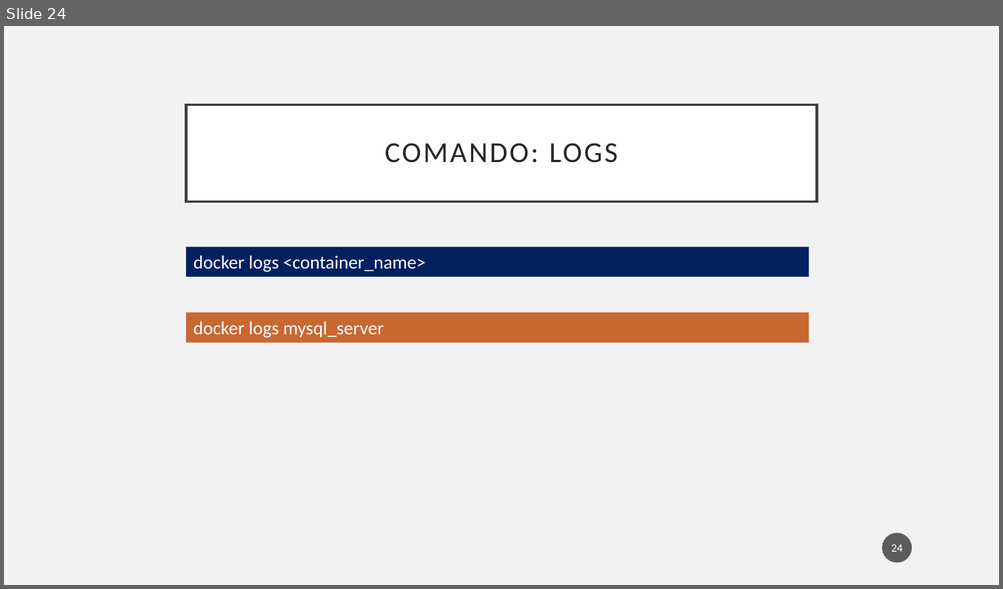
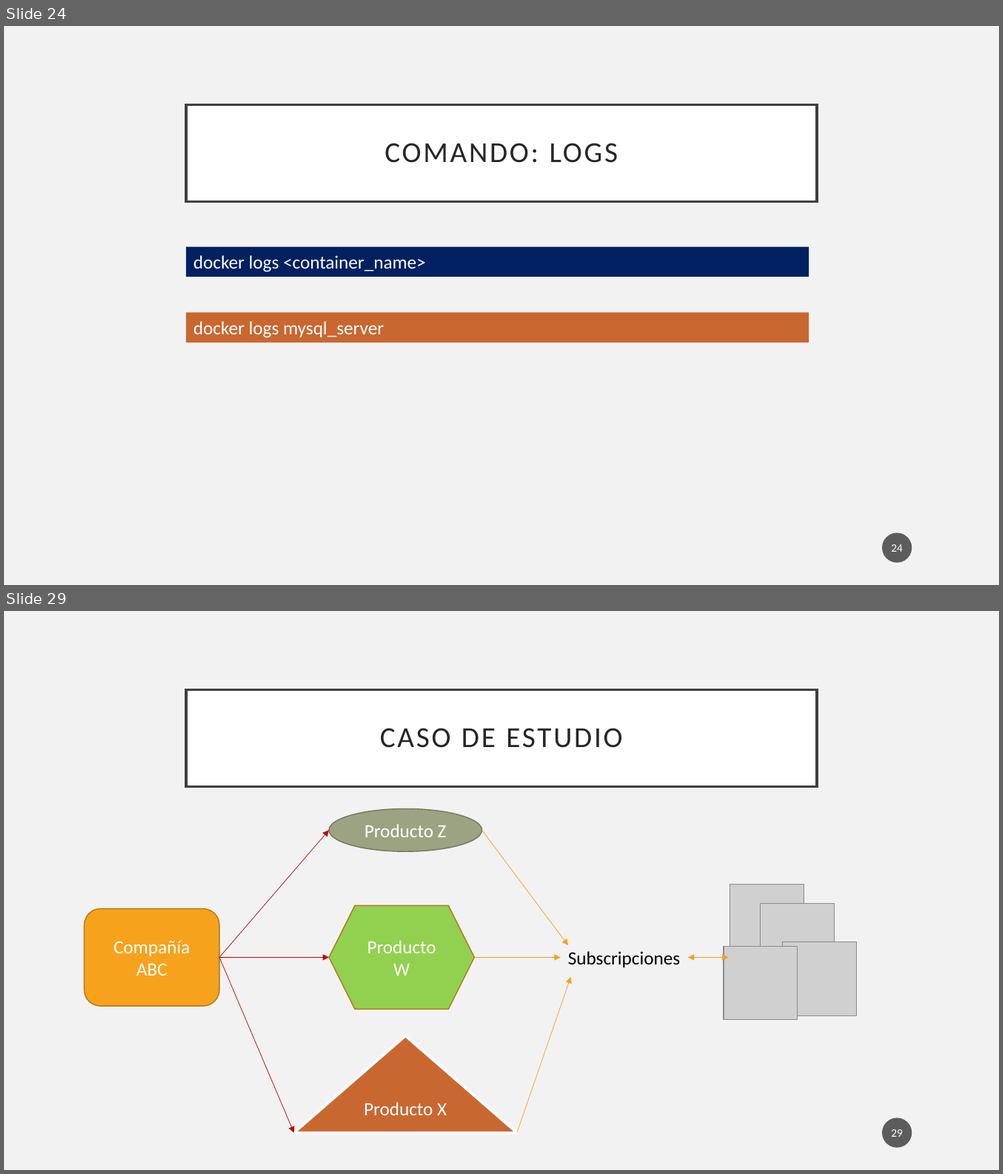
Before and after one commit to pablodevrzmz/python-docker-k8s-workshop, a slide deck: week 1/week_1_intro.pptx. Shown one above the other, each under a label of ours: slide 24 before the commit, slides 24 and 29 after it; the slides between them are not shown. The pictures are 1003x589 and 1003x1174 pixels, drawn with LibreOffice and Linux fonts; fonts in the diff are those of the drawing; grey boxes stand for pictures. Boxes give left, top, right and bottom in pixels: in the first picture for what was removed or moved away, otherwise in the second. Text is boxed around its words. In the diff, an @@ line names an element or a change of style, - is before the commit and + after.

Commit message:
NEW: final code changes and presentation

```diff
--- a/week 1/week_1_intro.pptx
+++ b/week 1/week_1_intro.pptx
@@ slide 29 added at [4,611,999,1170], background #F2F2F2 @@
@@ title added at [186,689,817,786], fill #FFFFFF, outline #404040 2.5 pt, 28 pt, text #262626 @@
+CASO DE ESTUDIO
@@ ellipse added at [329,809,481,851], fill #9CA383, outline #737961 1 pt, 18 pt, text #FFFFFF @@
+Producto Z
@@ arrow added from (219, 958) to (329, 830), #C00000 0.5 pt @@
@@ arrow added from (482, 830) to (568, 946), #F6A21D 0.5 pt @@
@@ picture added at [730,884,804,958] @@
@@ rounded rectangle added at [85,909,219,1006], fill #F6A21D, outline #B67815 1 pt, 18 pt, text #FFFFFF @@
+Compañía ABC
@@ hexagon added at [329,906,474,1009], fill #92D050, outline #B67815 1 pt, 18 pt, text #FFFFFF @@
+Producto W
@@ picture added at [760,903,834,977] @@
@@ picture added at [782,943,856,1016] @@
@@ arrow added from (219, 958) to (329, 958), #C00000 0.5 pt @@
@@ arrow added from (219, 957) to (294, 1133), #C00000 0.5 pt @@
@@ arrow added from (474, 958) to (560, 958), #F6A21D 0.5 pt @@
@@ text added at [568,951,680,968], 18 pt, text #000000 @@
+Subscripciones
@@ double arrow added from (728, 958) to (688, 958), #F6A21D 0.5 pt @@
@@ picture added at [723,947,797,1021] @@
@@ arrow added from (517, 1133) to (570, 977), #F6A21D 0.5 pt @@
@@ triangle added at [294,1037,518,1133], fill #C96731, outline #FFFFFF 2.5 pt, 18 pt, text #FFFFFF @@
+Producto X
@@ page number added at [882,1119,912,1148], fill #1D1D1D at 70% opacity, 11 pt, text #FFFFFF @@
+29
```
Also in this commit, not shown: 1 slide changed, 9 other slides added, 6 other files.
